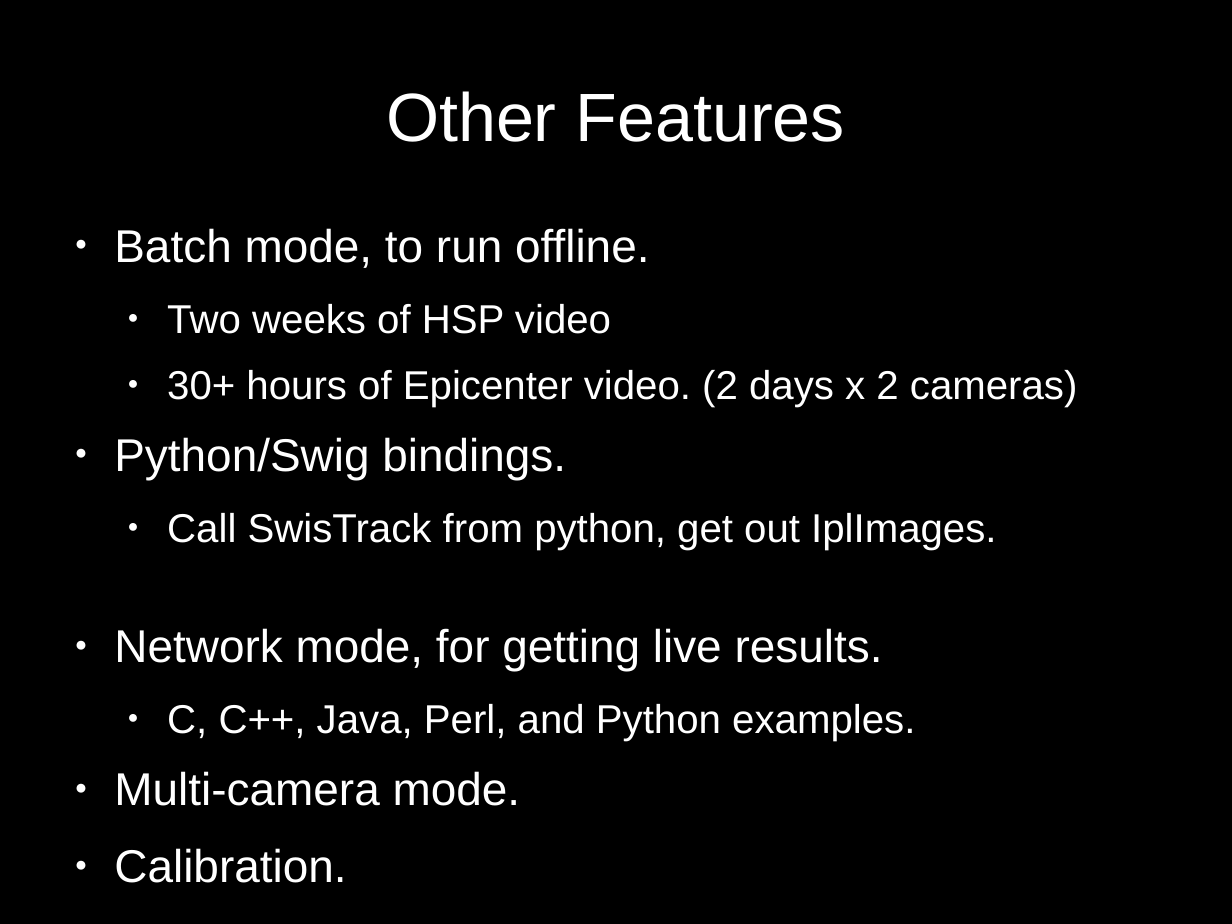
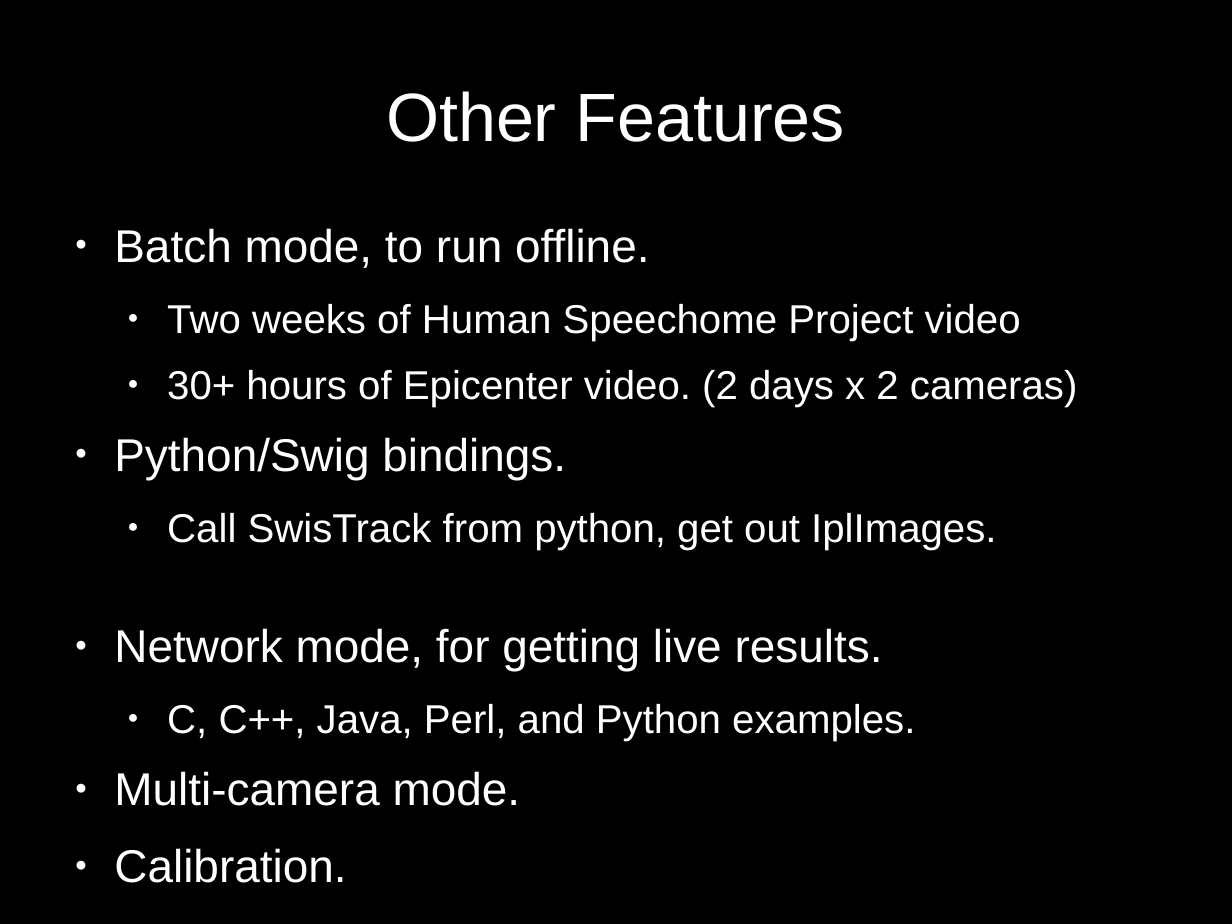
Before and after one commit to d28b/swistrack, a slide deck: slide 37 of Doc/tutorial.stefie10.06.2009/tutorialSlides.odp (slide 36 before the commit). Drawn at 1232x924 pixels with LibreOffice and Linux fonts; fonts in the diff are those of the drawing. Boxes give left, top, right and bottom in pixels: in the first picture for what was removed or moved away, otherwise in the second. Text is boxed around its words. In the diff, an @@ line names an element or a change of style, - is before the commit and + after.

```diff
--- a/Doc/tutorial.stefie10.06.2009/tutorialSlides.odp
+++ b/Doc/tutorial.stefie10.06.2009/tutorialSlides.odp
@@ text at <box>167,304,1021,341</box>: text changed @@
-  ● Two weeks of HSP video
+  ● Two weeks of Human Speechome Project video
```
Also in this commit, not shown: 2 other slides changed, 1 slide added.
